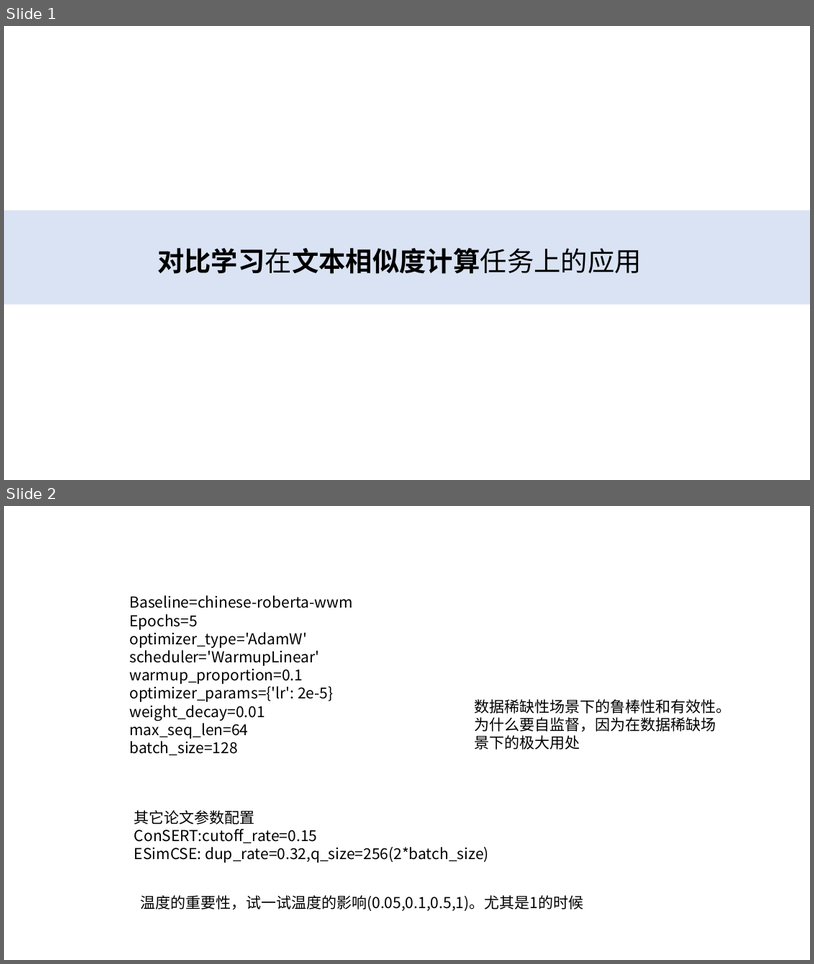
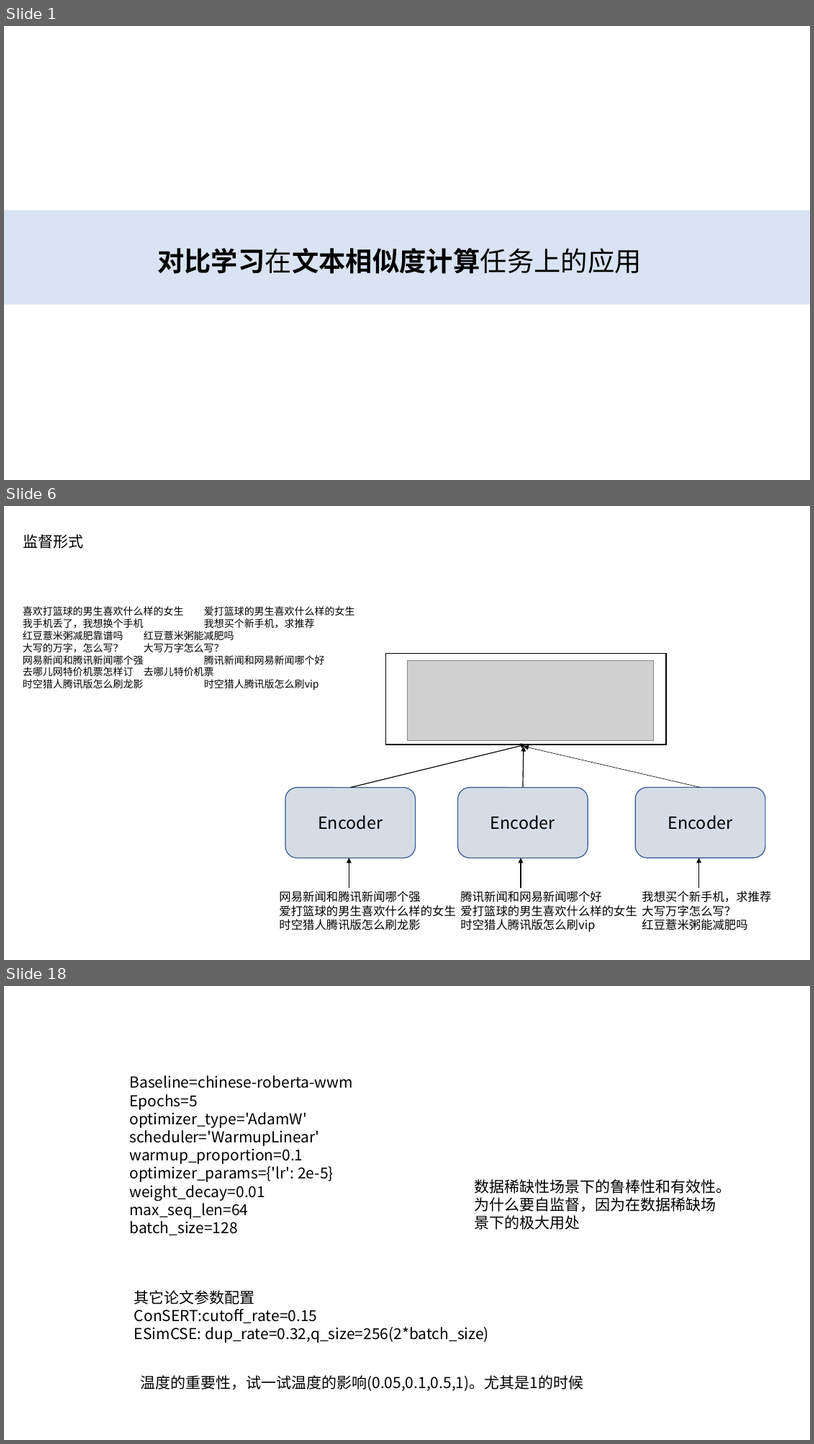
Before and after one commit to xianghuisun/ContrativeLearningInNLP, a slide deck: GroupMeeting.pptx. Shown one above the other, each under a label of ours: slides 1 and 2 before the commit, slides 1, 6 and 18 after it; the slides between them are not shown. The pictures are 814x964 and 814x1444 pixels, drawn with LibreOffice and Linux fonts; fonts in the diff are those of the drawing; grey boxes stand for pictures; background and template pictures are left out. Boxes give left, top, right and bottom in pixels: in the first picture for what was removed or moved away, otherwise in the second. Text is boxed around its words. In the diff, an @@ line names an element or a change of style, - is before the commit and + after.

```diff
--- a/GroupMeeting.pptx
+++ b/GroupMeeting.pptx
@@ slide 6 added at (4, 506, 810, 960), background #FFFFFF @@
@@ text added at (23, 534, 84, 548), 18 pt, text #000000 @@
+监督形式
@@ text added at (23, 606, 355, 690), 12 pt, text #000000 @@
+喜欢打篮球的男生喜欢什么样的女生 爱打篮球的男生喜欢什么样的女生
+我手机丢了，我想换个手机 我想买个新手机，求推荐
+红豆薏米粥减肥靠谱吗 红豆薏米粥能减肥吗
+大写的万字，怎么写？ 大写万字怎么写？
+网易新闻和腾讯新闻哪个强 腾讯新闻和网易新闻哪个好
+去哪儿网特价机票怎样订 去哪儿特价机票
+时空猎人腾讯版怎么刷龙影 时空猎人腾讯版怎么刷vip
@@ rectangle added at (386, 653, 666, 744), fill #FFFFFF, outline #000000 1 pt @@
@@ picture added at (407, 661, 654, 741) @@
@@ arrow added from (350, 788) to (526, 744), #000000 1 pt @@
@@ arrow added from (523, 788) to (524, 746), #000000 1 pt @@
@@ arrow added from (701, 788) to (524, 746), #000000 0.5 pt @@
@@ rounded rectangle added at (286, 788, 415, 857), fill #D6DCE5, outline #325491 1 pt, 20 pt, text #000000 @@
+Encoder
@@ rounded rectangle added at (458, 788, 589, 857), fill #D6DCE5, outline #325491 1 pt, 20 pt, text #000000 @@
+Encoder
@@ rounded rectangle added at (635, 788, 766, 857), fill #D6DCE5, outline #325491 1 pt, 20 pt, text #000000 @@
+Encoder
@@ arrow added from (350, 888) to (350, 857), #000000 1 pt @@
@@ arrow added from (521, 888) to (521, 857), #000000 1 pt @@
@@ arrow added from (700, 888) to (700, 857), #000000 1 pt @@
@@ text added at (279, 890, 772, 932), 14 pt, text #000000 @@
+网易新闻和腾讯新闻哪个强 腾讯新闻和网易新闻哪个好 我想买个新手机，求推荐
+爱打篮球的男生喜欢什么样的女生 爱打篮球的男生喜欢什么样的女生 大写万字怎么写？
+时空猎人腾讯版怎么刷龙影 时空猎人腾讯版怎么刷vip 红豆薏米粥能减肥吗
@@ what was slide 2 is now slide 18 @@
```
Also in this commit, not shown: 1 slide changed, 14 other slides added, 8 other files.
